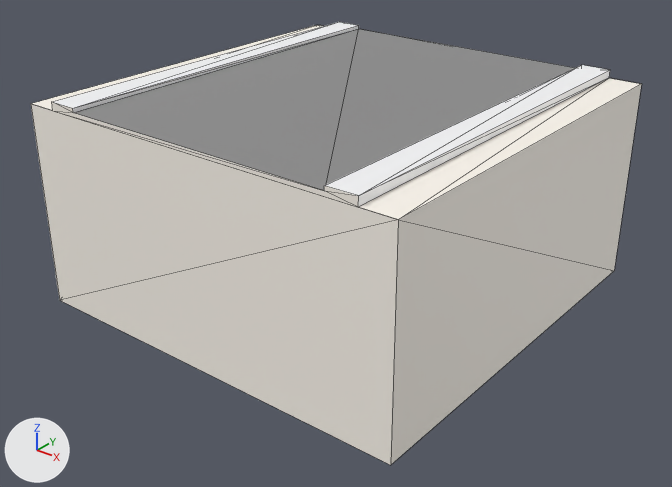
Before and after pictures for a commit that changed the FBX model Assets/Models/base/road/roadStraightBridge.fbx.
Before and after are seen from a 50 mm camera at (0.29, -34.68, 11.25) aimed at (-12.36, -18.86, 1.44). Lighting does not change. The marker at lower left points along +X, +Y and +Z. Mesh edges are drawn as thin lines. Where no turn or scale is listed for an object, it has been applied to the vertices. Vertices at the same position are counted once.

The first picture shows 'roadStraightBridge'.
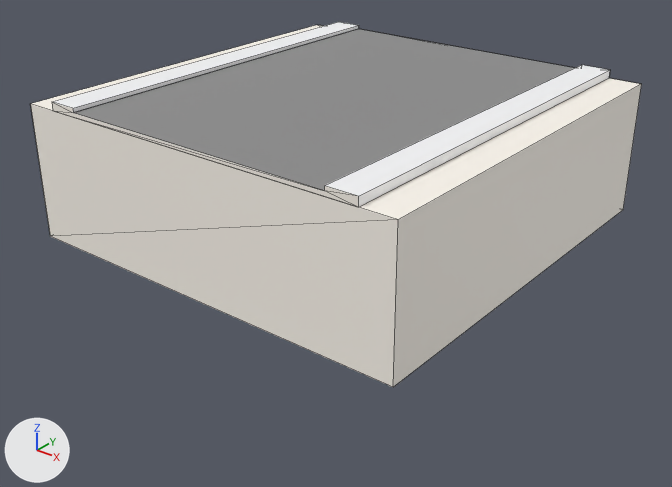
The newer file is also turned or shifted as a whole; pictures and numbers use the older file's frame.

Pixel boxes [x1, y1, x2, y2] of what changed, in the pictures (672 x 487 px):
'roadStraightBridge', reshaped (18% shorter): before [31, 22, 642, 465]; after [31, 22, 641, 387]

The edits, one by one:
me_mesh is used by ob_roadstraightbridge; location (-7.54, -13.28, 0.0).
me_mesh had 24 vertices, 44 faces and spanned x -10.0..0.0, y -10.0..0.0, z 0.0..5.2.
me_mesh now has 48 vertices, 28 faces and spans x -10.0..0.0, y -10.0..0.0, z 1.74..5.2.
Part 1, on me_mesh:
4 vertices are removed from x -10.0..0.0, y -10.0..0.0, z 0.0.
44 faces are deleted.
10 vertices are added at x -10.0..-0.82, y -10.0..0.0, z 1.74..5.0.
6 new vertices lie (0.0, 10.0, 0.0) away from vertices in x -9.18..-0.82, y -10.0, z 5.0..5.2.
6 new vertices lie (0.0, 0.0, -0.1) away from vertices in x -8.45..-1.55, y -10.0..0.0, z 5.2.
6 new vertices lie (10.0, 0.0, 0.0) away from vertices in x -10.0, y -10.0..0.0, z 1.74..5.0.
20 new faces join them, mat_wall (white #fff9f0).
1 new face joins them, mat_road (grey #8d8d8d).
1 new face joins them, mat_defaultmat (white #ffffff).
6 new faces join them, mat_grey (white #f9f9fb).
